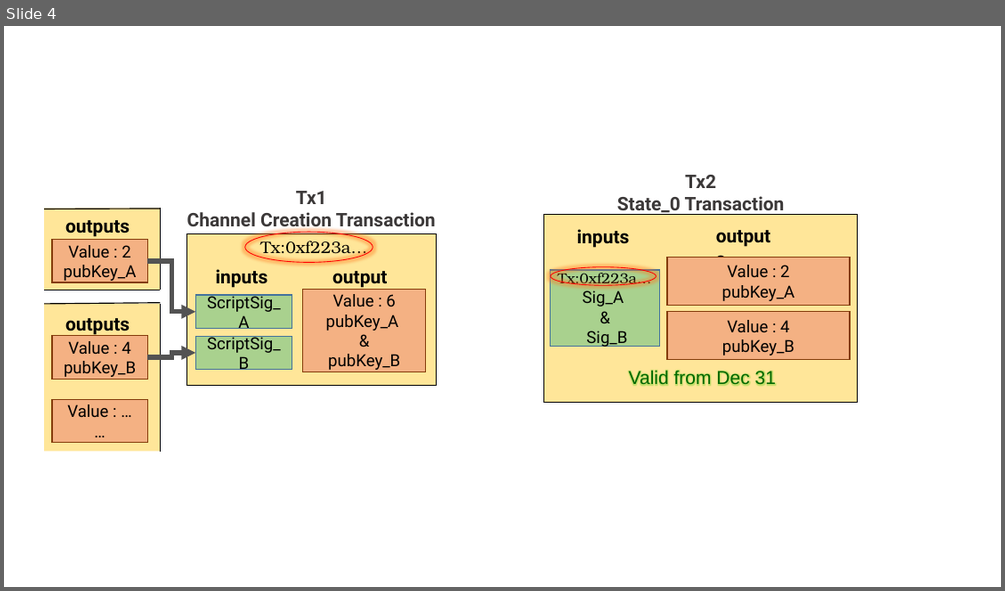
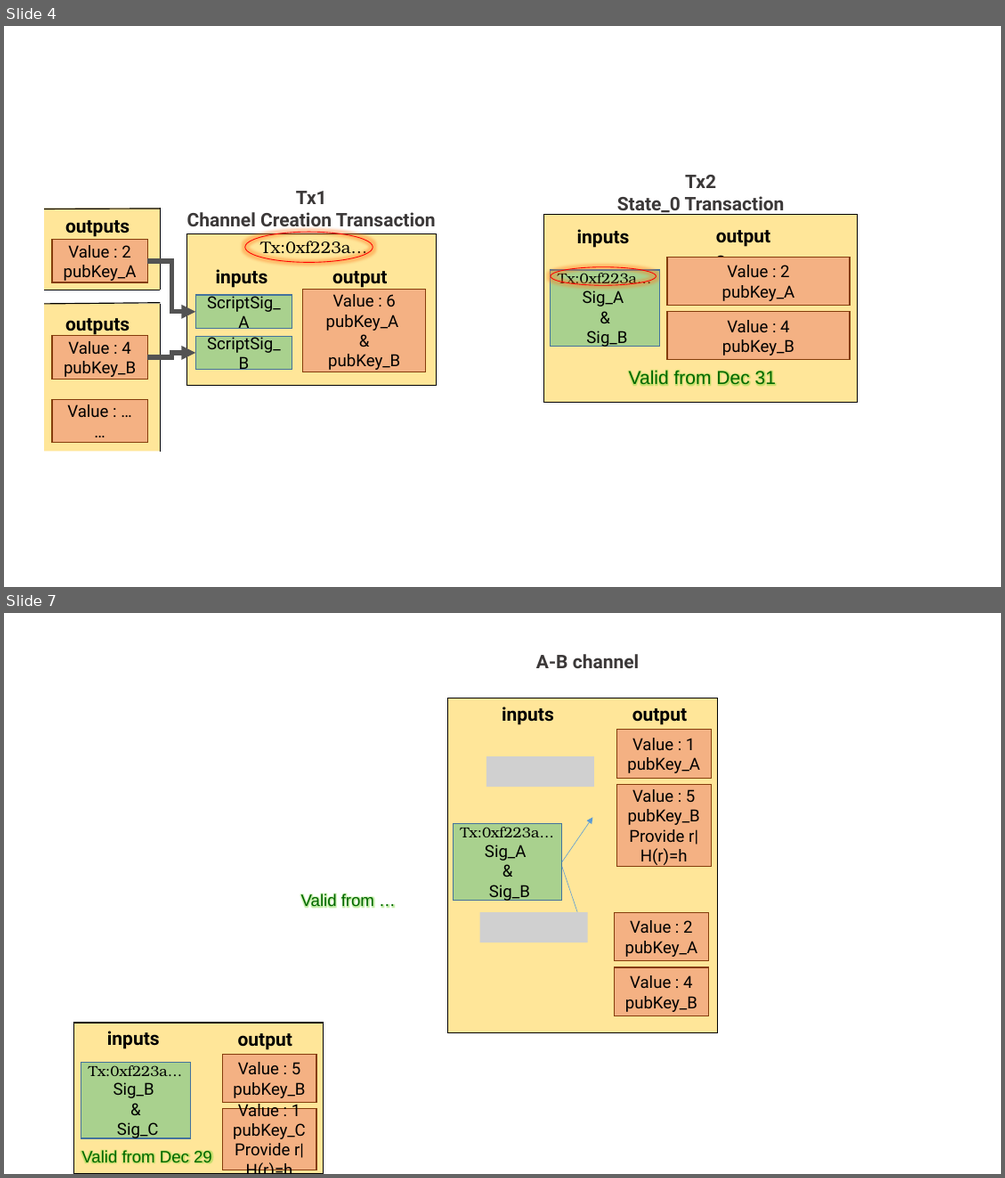
Before and after one commit to Mahsa-Bastankhah/thesis-template, a slide deck: figs/figs.pptx. Shown one above the other, each under a label of ours: slide 4 before the commit, slides 4 and 7 after it; the slides between them are not shown. The pictures are 1005x591 and 1005x1178 pixels, drawn with LibreOffice and Linux fonts; fonts in the diff are those of the drawing; grey boxes stand for pictures. Boxes give left, top, right and bottom in pixels: in the first picture for what was removed or moved away, otherwise in the second. Text is boxed around its words. In the diff, an @@ line names an element or a change of style, - is before the commit and + after.

```diff
--- a/figs/figs.pptx
+++ b/figs/figs.pptx
@@ slide 7 added at box(4, 613, 1001, 1174), background #FFFFFF @@
@@ text added at box(536, 654, 639, 668), 18 pt, text #3B3838, bold @@
+A-B channel
@@ rectangle added at box(447, 698, 718, 1032), fill #FFE699, outline #000000 1 pt @@
@@ text added at box(502, 706, 554, 725), 18 pt, text #000000, bold @@
+inputs
@@ text added at box(624, 699, 703, 729), 18 pt, text #000000, bold @@
+outputs
@@ rectangle added at box(616, 730, 711, 779), fill #F4B183, outline #843C0B 1 pt, 16 pt, text #000000 @@
+Value : 1
+pubKey_A
@@ picture added at box(486, 756, 594, 787) @@
@@ rectangle added at box(616, 784, 711, 867), fill #F4B183, outline #843C0B 1 pt, 16 pt, text #000000 @@
+Value : 5
+pubKey_B
+Provide r| H(r)=h
@@ rectangle added at box(453, 824, 562, 900), fill #A9D18E, outline #43739E 1 pt, 14 pt, text #000000 @@
+Tx:0xf223a…
+Sig_A
+&
+Sig_B
@@ arrow added from (562, 862) to (592, 817), #5B9BD5 0.5 pt @@
@@ arrow added from (562, 867) to (582, 929), #5B9BD5 0.5 pt @@
@@ text added at box(301, 893, 374, 910), 16 pt, text #006600 @@
+Valid from …
@@ picture added at box(479, 912, 587, 942) @@
@@ rectangle added at box(615, 912, 708, 961), fill #F4B183, outline #843C0B 1 pt, 16 pt, text #000000 @@
+Value : 2
+pubKey_A
@@ rectangle added at box(615, 967, 708, 1016), fill #F4B183, outline #843C0B 1 pt, 16 pt, text #000000 @@
+Value : 4
+pubKey_B
@@ rectangle added at box(74, 1022, 324, 1174), fill #FFE699, outline #000000 1 pt @@
@@ text added at box(107, 1030, 160, 1049), 18 pt, text #000000, bold @@
+inputs
@@ text added at box(231, 1023, 308, 1054), 18 pt, text #000000, bold @@
+outputs
@@ rectangle added at box(81, 1062, 190, 1138), fill #A9D18E, outline #43739E 1 pt, 14 pt, text #000000 @@
+Tx:0xf223a…
+Sig_B
+&
+Sig_C
@@ rectangle added at box(222, 1054, 316, 1103), fill #F4B183, outline #843C0B 1 pt, 16 pt, text #000000 @@
+Value : 5
+pubKey_B
@@ rectangle added at box(222, 1109, 316, 1170), fill #F4B183, outline #843C0B 1 pt, 16 pt, text #000000 @@
+Value : 1
+pubKey_C
+Provide r| H(r)=h
@@ text added at box(81, 1149, 212, 1166), 16 pt, text #006600 @@
+Valid from Dec 29
```
Also in this commit, not shown: 1 slide changed, 4 other slides added, 18 other files.
